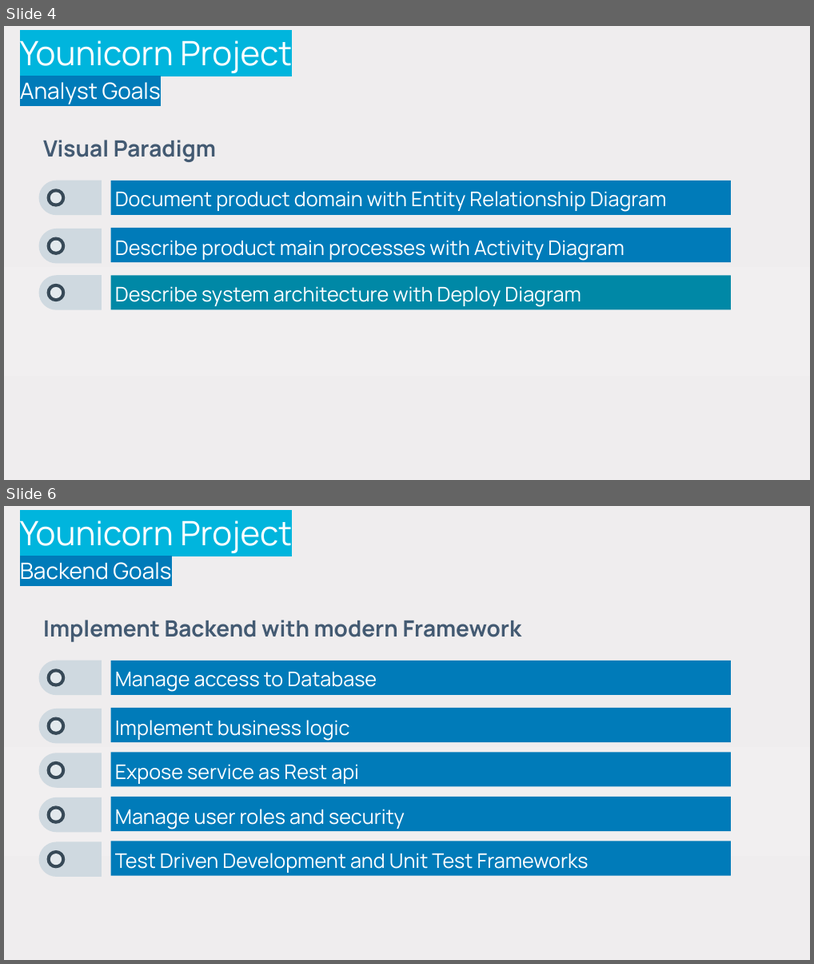
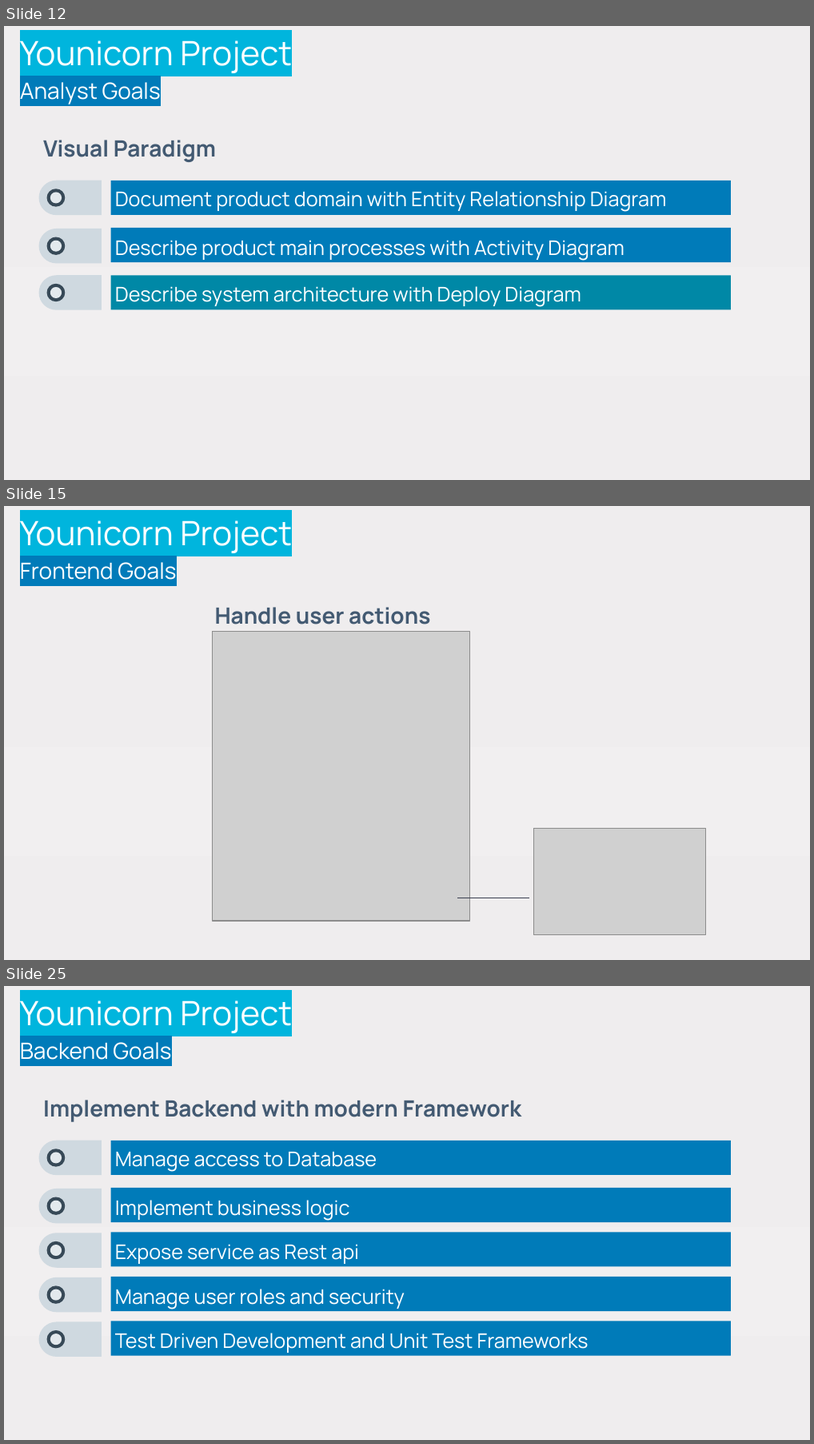
Before and after one commit to stefanofiorenza/KNITS, a slide deck: Programs/Trainings/Slides/KNITS-Younicorn-RoadMap.pptx. Shown one above the other, each under a label of ours: slides 4 and 6 before the commit, slides 12, 15 and 25 after it; the slides between them are not shown. The pictures are 814x964 and 814x1444 pixels, drawn with LibreOffice and Linux fonts; fonts in the diff are those of the drawing; grey boxes stand for pictures; background and template pictures are left out. Boxes give left, top, right and bottom in pixels: in the first picture for what was removed or moved away, otherwise in the second. Text is boxed around its words. In the diff, an @@ line names an element or a change of style, - is before the commit and + after.

Commit message:
Younicorn Slides

```diff
--- a/Programs/Trainings/Slides/KNITS-Younicorn-RoadMap.pptx
+++ b/Programs/Trainings/Slides/KNITS-Younicorn-RoadMap.pptx
@@ slide 15 added at box(4, 506, 810, 960), background gradient #EFEDEE to #F1EFF0 to #EFEBEC @@
@@ title added at box(20, 520, 292, 580), 30 pt, text #FFFFFF @@
+Younicorn Project
+Frontend Goals
@@ text added at box(215, 607, 430, 624), 20 pt, text #435A72, bold @@
+Handle user actions
@@ picture added at box(212, 631, 470, 920) @@
@@ picture added at box(534, 828, 706, 934) @@
@@ line added from (530, 898) to (458, 898), #3A3F50 0.75 pt @@
@@ what was slide 4 is now slide 12 @@
@@ what was slide 6 is now slide 25 @@
```
Also in this commit, not shown: 1 slide changed, 23 other slides added, 2 other files.
